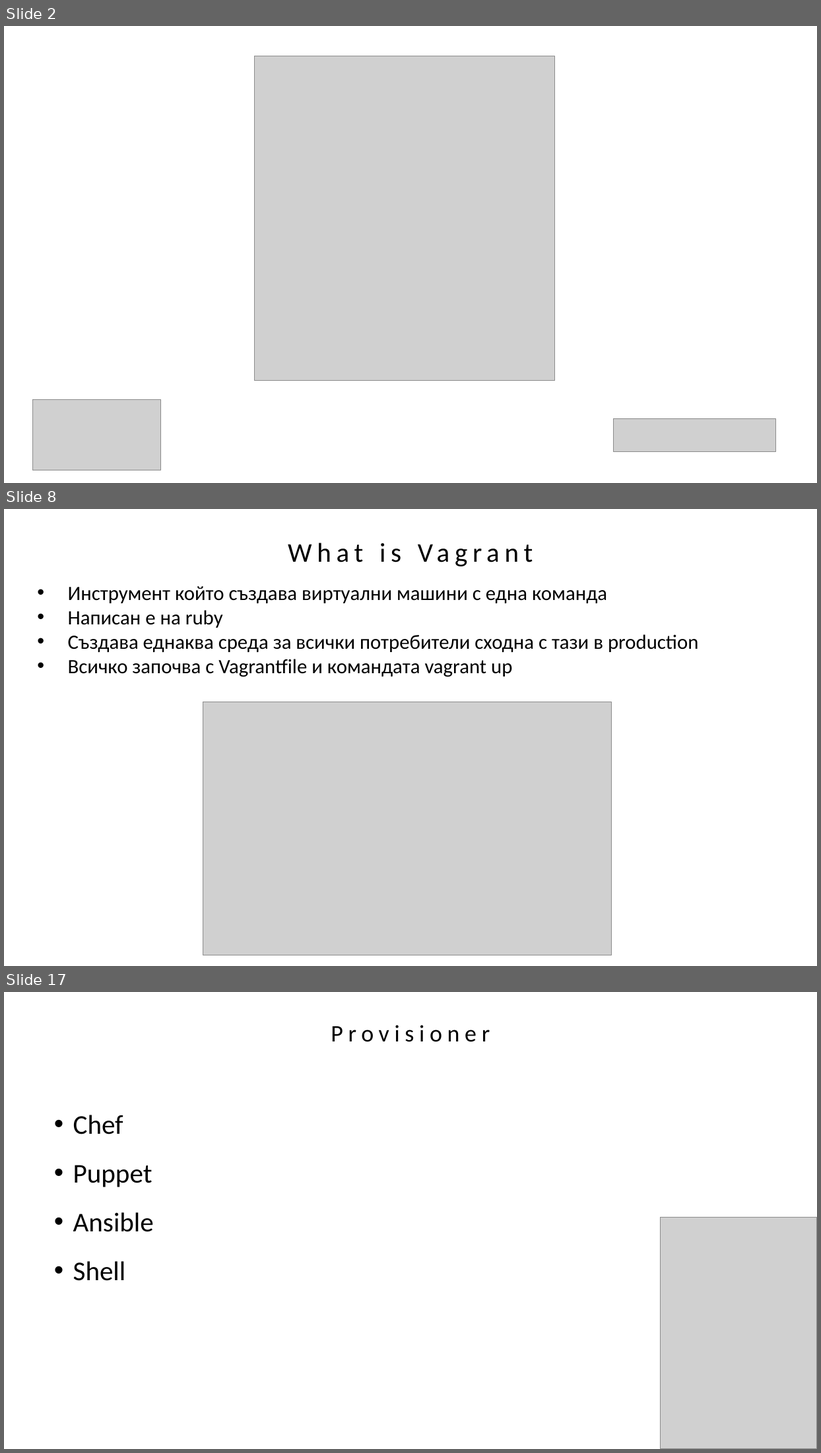
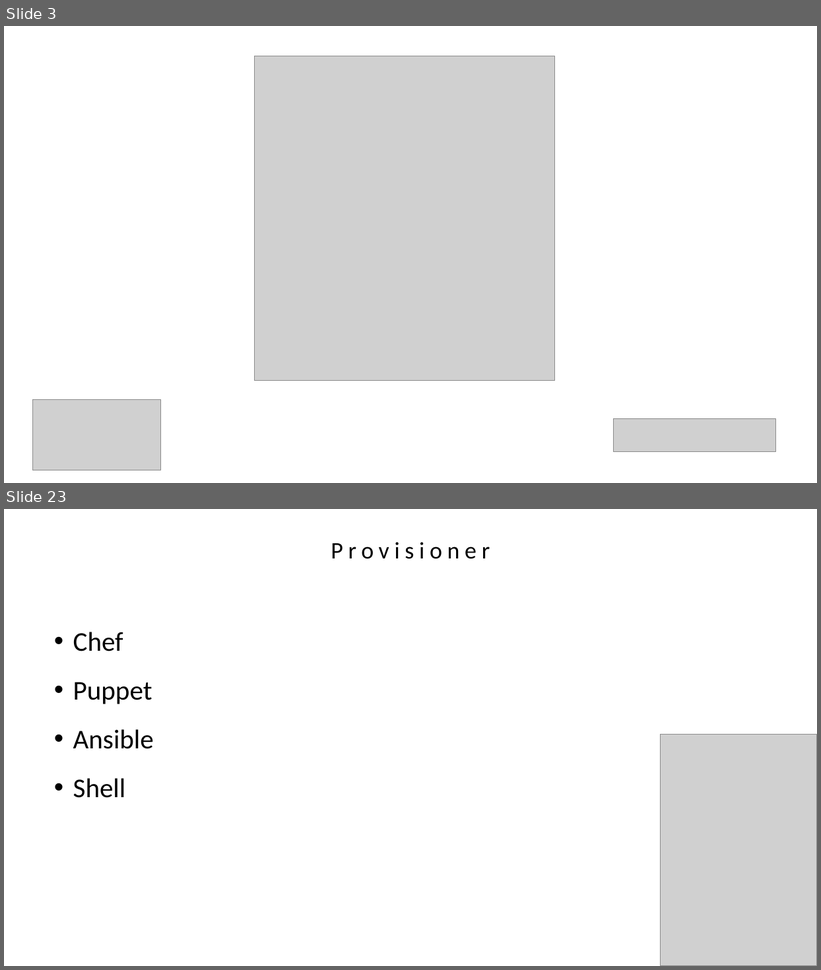
Before and after one commit to agavazov/vagrant-presentation, a slide deck: vagrant.pptx. Shown one above the other, each under a label of ours: slides 2, 8 and 17 before the commit, slides 3 and 23 after it; the slides between them are not shown. The pictures are 821x1453 and 821x970 pixels, drawn with LibreOffice and Linux fonts; fonts in the diff are those of the drawing; grey boxes stand for pictures; background and template pictures are left out. Boxes give left, top, right and bottom in pixels: in the first picture for what was removed or moved away, otherwise in the second. Text is boxed around its words. In the diff, an @@ line names an element or a change of style, - is before the commit and + after.

Commit message:
vagrant presentation v2

```diff
--- a/vagrant.pptx
+++ b/vagrant.pptx
@@ slide 8 removed at bbox=[4, 509, 817, 966], background #FFFFFF @@
@@ text removed at bbox=[4, 532, 817, 571] @@
-What is Vagrant
@@ text removed at bbox=[68, 586, 699, 677] @@
-• Инструмент който създава виртуални машини с една команда
-• Написан е на ruby
-• Създава еднаква среда за всички потребители сходна с тази в production
-• Всичко започва с Vagrantfile и командата vagrant up
@@ picture removed at bbox=[203, 702, 612, 956] @@
@@ what was slide 2 is now slide 3 @@
@@ what was slide 17 is now slide 23 @@
```
Also in this commit, not shown: 11 slides changed, 11 slides added, 5 other slides removed, 21 other files.
